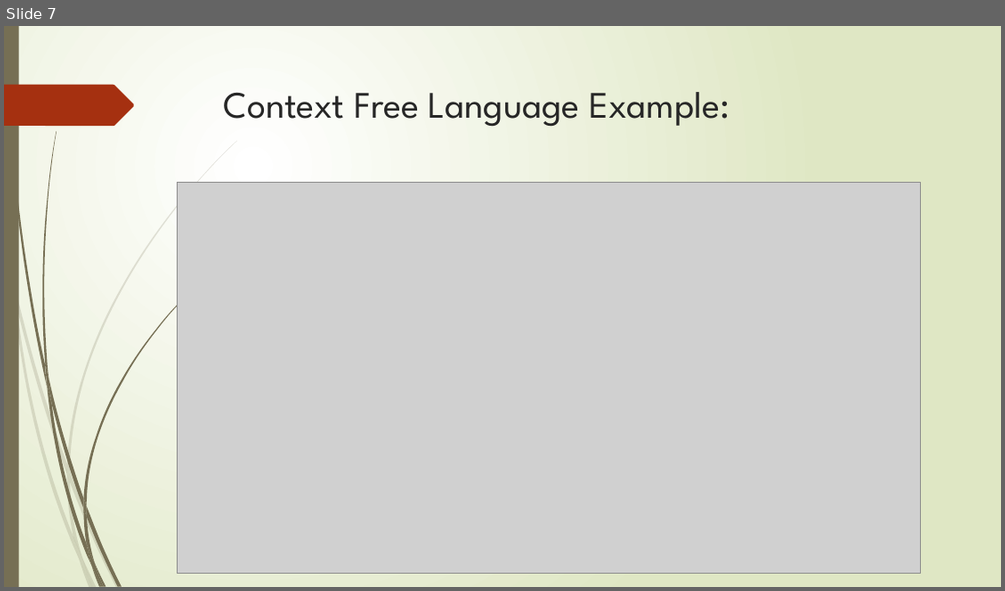
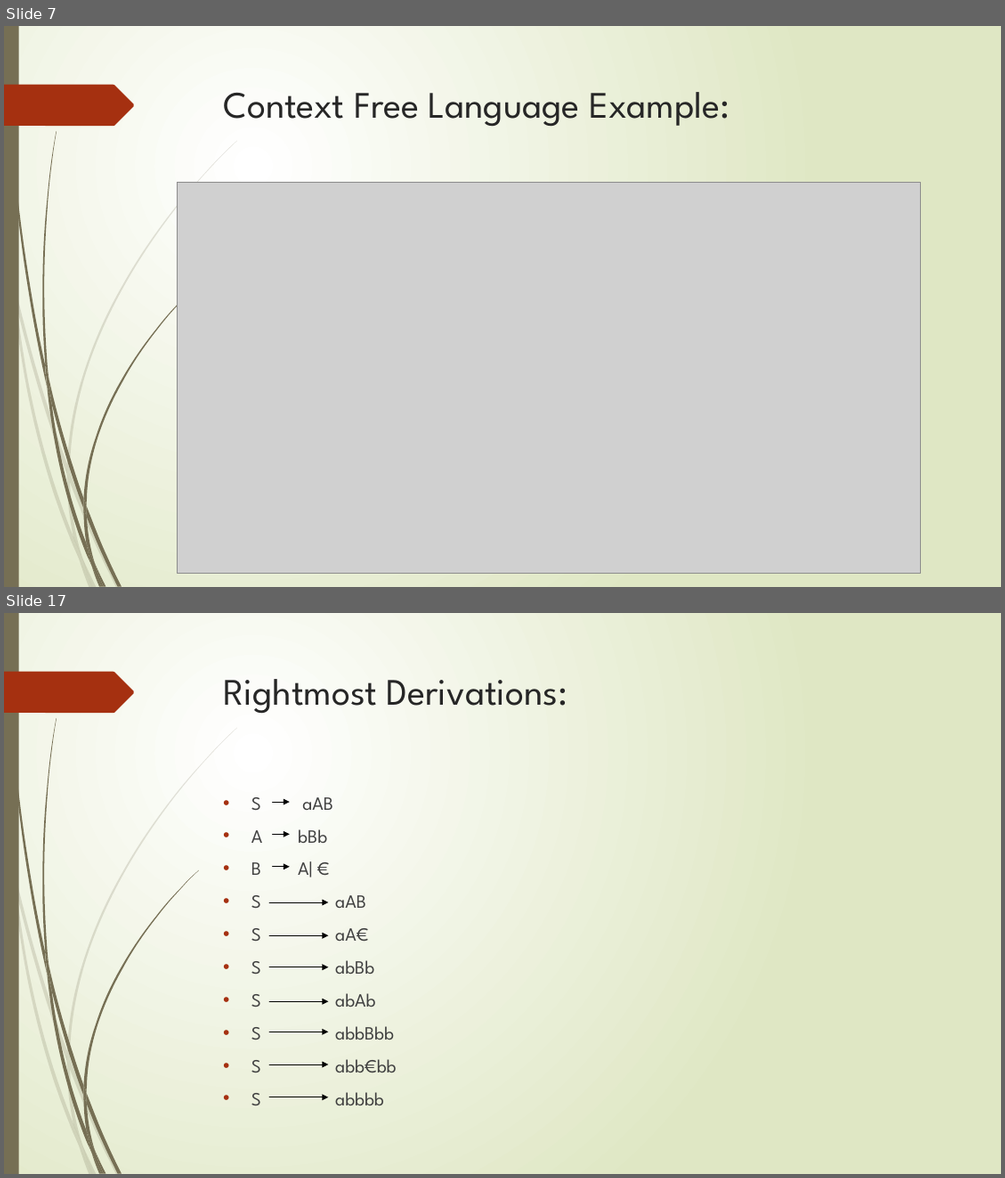
Before and after one commit to Federal-Urdu-University/Theory-of-Automata, a slide deck: Chap-3.pptx. Shown one above the other, each under a label of ours: slide 7 before the commit, slides 7 and 17 after it; the slides between them are not shown. The pictures are 1005x591 and 1005x1178 pixels, drawn with LibreOffice and Linux fonts; fonts in the diff are those of the drawing; grey boxes stand for pictures. Boxes give left, top, right and bottom in pixels: in the first picture for what was removed or moved away, otherwise in the second. Text is boxed around its words. In the diff, an @@ line names an element or a change of style, - is before the commit and + after.

```diff
--- a/Chap-3.pptx
+++ b/Chap-3.pptx
@@ slide 17 added at (x1=4, y1=613, x2=1001, y2=1174), background gradient #FFFFFF to #DFE8C4; not listed: 24 template elements that a slide beside it also shows @@
@@ title added at (x1=224, y1=679, x2=567, y2=714), 36 pt, text #262626 @@
+Rightmost Derivations:
@@ text added at (x1=251, y1=797, x2=396, y2=1105), 18 pt, text #404040 @@
+• S aAB
+• A bBb
+• B A| €
+• S aAB
+• S aA€
+• S abBb
+• S abAb
+• S abbBbb
+• S abb€bb
+• S abbbb
@@ arrow added from (273, 803) to (290, 803), #000000 0.75 pt @@
@@ arrow added from (273, 835) to (290, 835), #000000 0.75 pt @@
@@ arrow added from (273, 867) to (290, 867), #000000 0.75 pt @@
@@ arrow added from (269, 902) to (329, 902), #000000 0.75 pt @@
@@ arrow added from (269, 935) to (329, 935), #000000 0.75 pt @@
@@ arrow added from (269, 967) to (329, 967), #000000 0.75 pt @@
@@ arrow added from (269, 1001) to (329, 1001), #000000 0.75 pt @@
@@ arrow added from (269, 1032) to (329, 1032), #000000 0.75 pt @@
@@ arrow added from (269, 1064) to (329, 1064), #000000 0.75 pt @@
@@ arrow added from (269, 1097) to (329, 1097), #000000 0.75 pt @@
```
Also in this commit, not shown: 3 slides changed, 8 other slides added.
